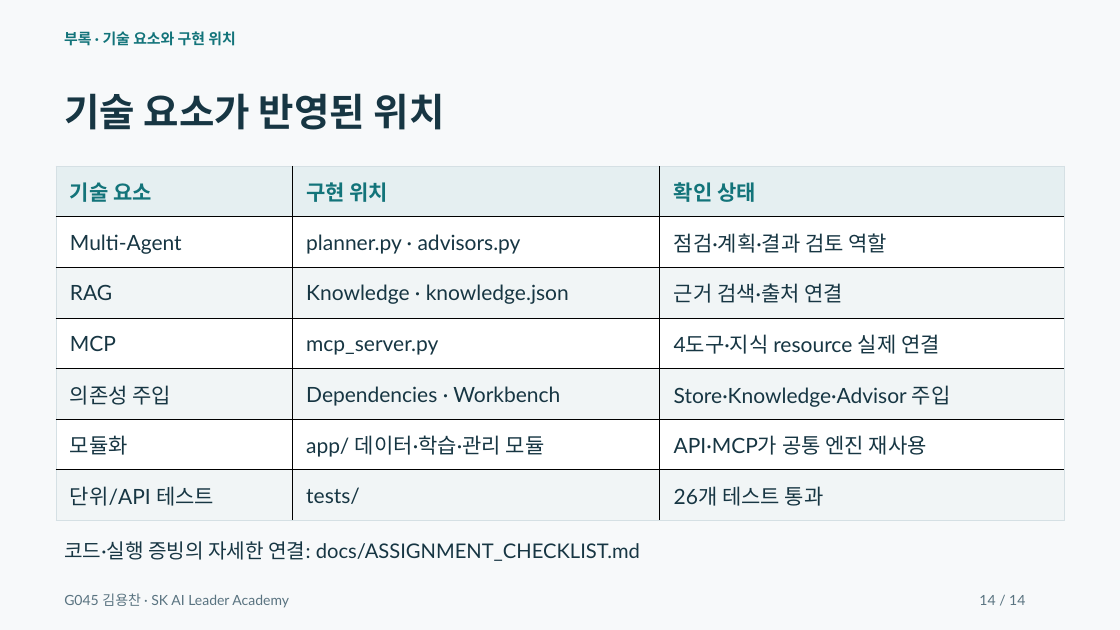
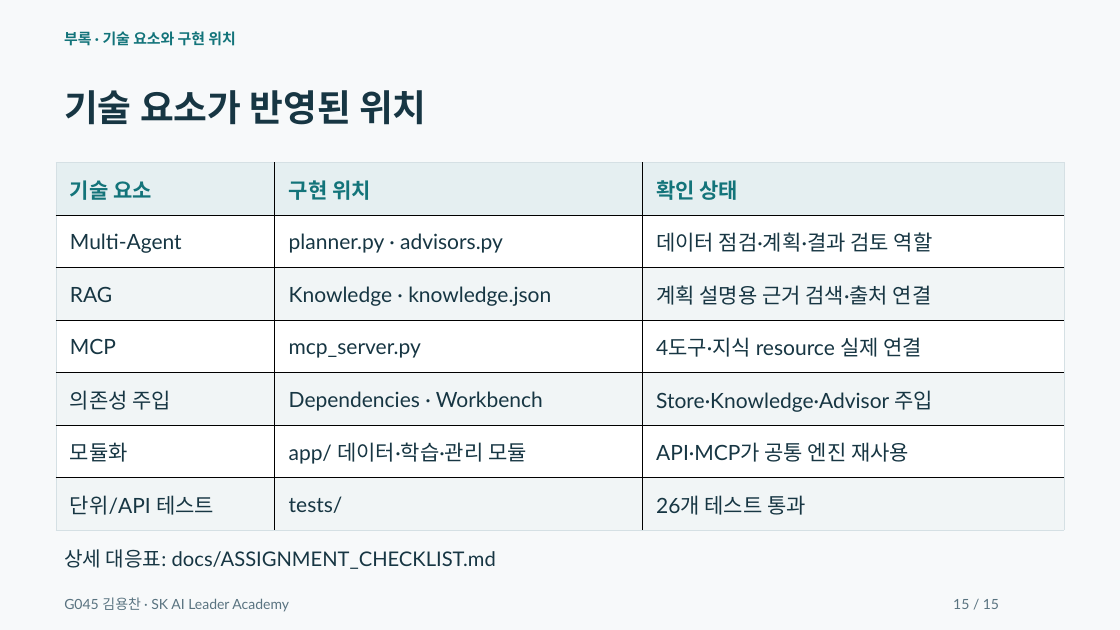
Before and after one commit to dragonchan95/Semiconductor-AI-Agent, a slide deck: slide 15 of docs/G045_Semiconductor_Agent.pptx (slide 14 before the commit). Drawn at 1120x630 pixels with LibreOffice and Linux fonts; fonts in the diff are those of the drawing. Boxes give left, top, right and bottom in pixels: in the first picture for what was removed or moved away, otherwise in the second. Text is boxed around its words. In the diff, an @@ line names an element or a change of style, - is before the commit and + after.

```diff
--- a/docs/G045_Semiconductor_Agent.pptx
+++ b/docs/G045_Semiconductor_Agent.pptx
@@ text "기술 요소가 반영된 위치" at (64,90,427,125): size 33 to 31.5 pt @@
@@ table at (56,163,1065,531) @@
-row 2, column 3: 점검·계획·결과 검토 역할
+row 2, column 3: 데이터 점검·계획·결과 검토 역할
-row 3, column 3: 근거 검색·출처 연결
+row 3, column 3: 계획 설명용 근거 검색·출처 연결
@@ text at (64,549,496,569): text changed @@
-코드·실행 증빙의 자세한 연결: docs/ASSIGNMENT_CHECKLIST.md
+상세 대응표: docs/ASSIGNMENT_CHECKLIST.md
@@ text "G045 김용찬 · SK AI ...": place and size @@
-text "G045 김용찬 · SK AI ..." at (64,593,289,608)
+text "G045 김용찬 · SK AI ..." at (64,597,289,612)
@@ text added at (953,599,999,609), 12 pt, text #597380 @@
+15 / 15
@@ text removed at (979,595,1025,605) @@
-14 / 14
```
Also in this commit, not shown: 4 other slides changed, 10 slides added, 9 slides removed, 30 other files.
